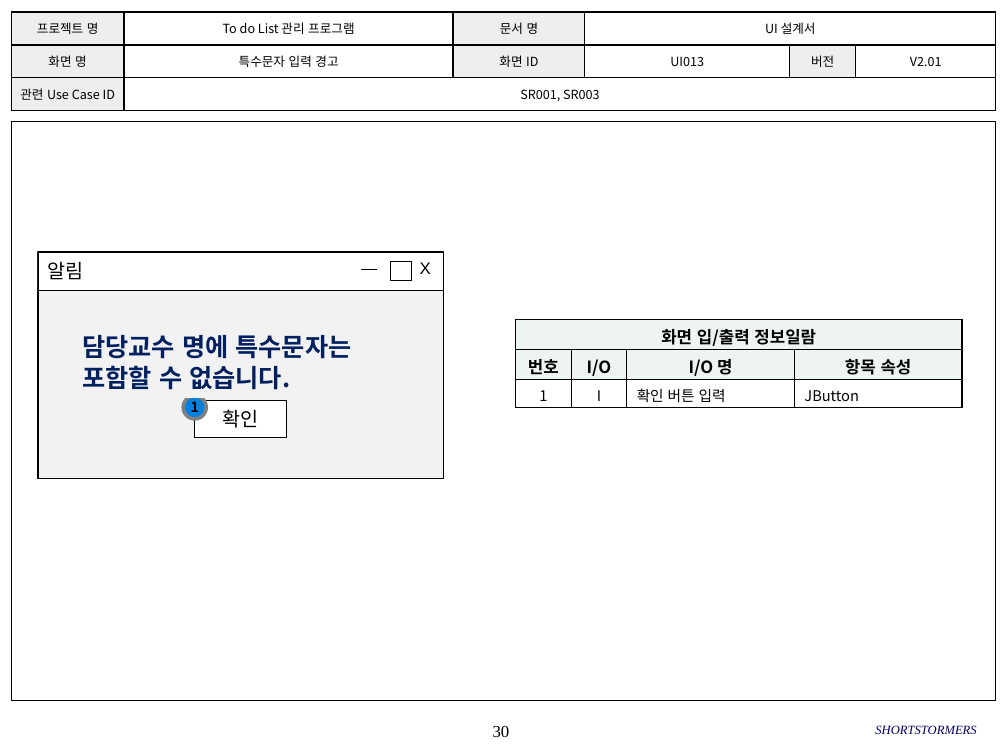
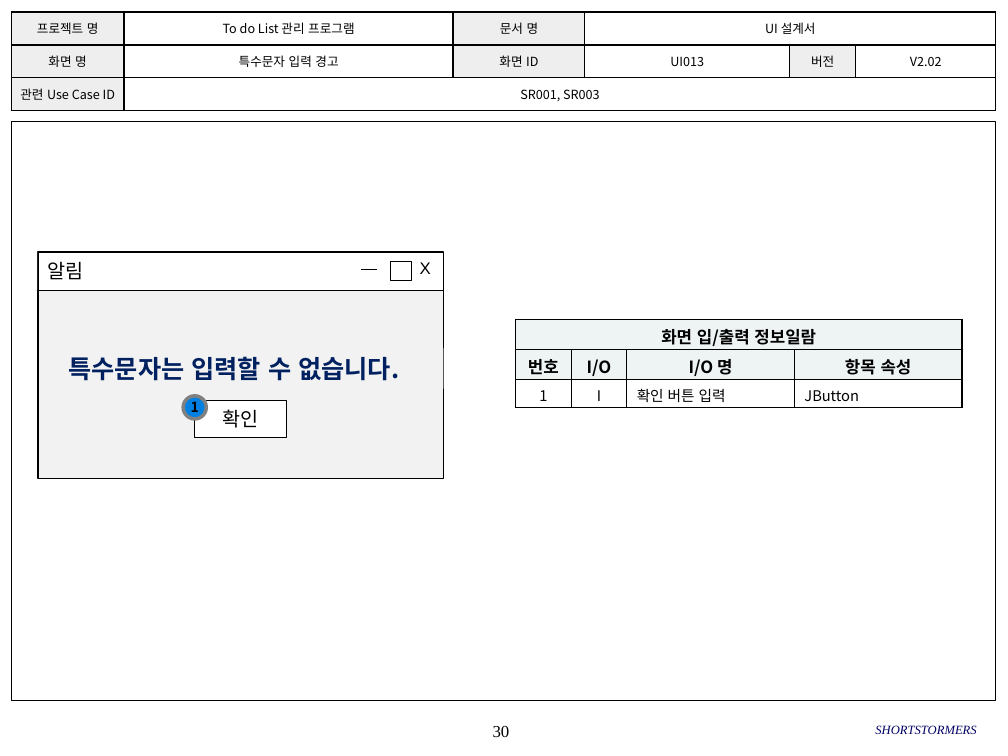
Before and after one commit to SMU-SE-Admin/18-1_7_SHORTSTORMERS_Doc, a slide deck: slide 30 of 03 설계/UI 설계서_7_SHORTSTORMERS.pptx. Drawn at 1008x756 pixels with LibreOffice and Linux fonts; fonts in the diff are those of the drawing; background and template pictures are left out. Boxes give left, top, right and bottom in pixels: in the first picture for what was removed or moved away, otherwise in the second. Text is boxed around its words. In the diff, an @@ line names an element or a change of style, - is before the commit and + after.

```diff
--- a/03 설계/UI 설계서_7_SHORTSTORMERS.pptx
+++ b/03 설계/UI 설계서_7_SHORTSTORMERS.pptx
@@ table at (11, 12, 995, 111) @@
-row 2, column 6: V2.01
+row 2, column 6: V2.02
@@ text at (68, 356, 399, 381): text changed @@
-담당교수 명에 특수문자는
-포함할 수 없습니다.
+특수문자는 입력할 수 없습니다.
```
Also in this commit, not shown: 26 other slides changed, 8 slides added.
